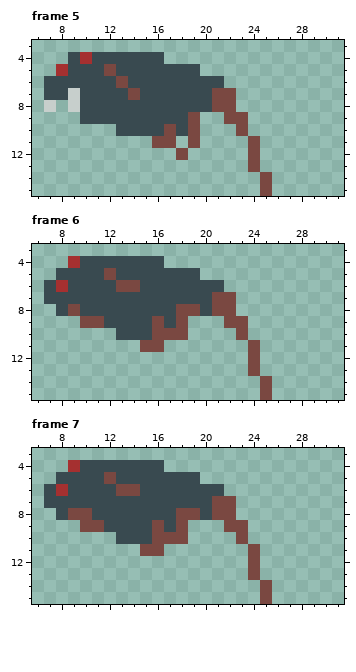
Pixel-art file: aseprite/rat_death.aseprite. The picture above is the old version.
32x16 pixels, 16 frames. Shown: frame 5: x 6..31, y 3..15; frame 6: x 6..31, y 3..15; frame 7: x 6..31, y 3..15. The commit also changed other frames, which this record leaves out.
And afterwards:
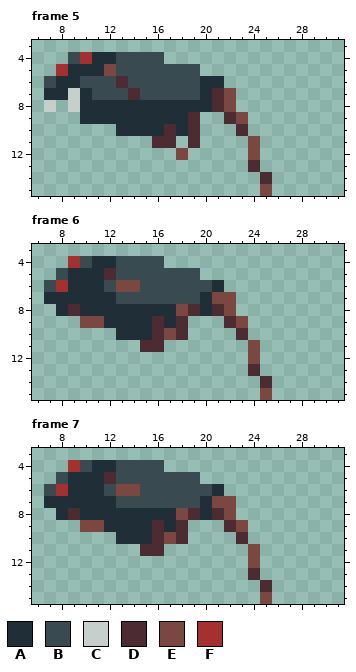
Palette (. is transparent): A #202e37  B #394a50  C #c7cfcc  D #4d2b32  E #7a4841  F #a53030
Difference:
--- frame 5
@@ x 6..31 @@
  3 ..........................
- 4 ...BFBBBBBB...............
- 5 ..FBBBEBBBBBBB............
- 6 .BBBBBBEBBBBBBBB..........
- 7 .BBCBBBBEBBBBBBEE.........
- 8 .C.CBBBBBBBBBBBEE.........
- 9 ....BBBBBBBBBE..EE........
-10 .......BBBBEBE...E........
-11 ..........EE.E....E.......
+ 4 ...BFAABBBB...............
+ 5 ..FAAAEBBBBBBB............
+ 6 .BAABBBDBBBBBBAA..........
+ 7 .AACABBBDBBBBBADE.........
+ 8 .C.CAAAAAAAAAAADE.........
+ 9 ....AAAAAAAAAD..DE........
+10 .......AAAADAD...D........
+11 ..........DD.D....E.......
 12 ............E.....E.......
-13 ..................E.......
-14 ...................E......
+13 ..................D.......
+14 ...................D......
 15 ...................E......
--- frame 6
@@ x 6..31 @@
  3 ..........................
- 4 ...FBBBBBBB...............
- 5 ..BBBBEBBBBBBB............
- 6 .BFBBBBEEBBBBBBB..........
- 7 .BBBBBBBBBBBBBBEE.........
- 8 ..BEBBBBBBBBEEBEE.........
- 9 ....EEBBBBEBE...EE........
-10 .......BBBEEE....E........
-11 .........EE.......E.......
+ 4 ...FBAABBBB...............
+ 5 ..BAAADBBBBBBB............
+ 6 .BFAAABEEBBBBBBA..........
+ 7 .AAAAAABBBBBBBAEE.........
+ 8 ..ADAAAAAAAAEDADE.........
+ 9 ....EEAAAADAD...DE........
+10 .......AAADED....D........
+11 .........DD.......E.......
 12 ..................E.......
-13 ..................E.......
-14 ...................E......
+13 ..................D.......
+14 ...................D......
 15 ...................E......
--- frame 7
@@ x 6..31 @@
  3 ..........................
- 4 ...FBBBBBBB...............
- 5 ..BBBBEBBBBBBB............
- 6 .BFBBBBEEBBBBBBB..........
- 7 .BBBBBBBBBBBBBBEE.........
- 8 ..BEEBBBBBBBEEBEE.........
- 9 ....EEBBBBEBE...EE........
-10 .......BBBEEE....E........
-11 .........EE.......E.......
+ 4 ...FBAABBBB...............
+ 5 ..BAAADBBBBBBB............
+ 6 .BFAAABEEBBBBBBA..........
+ 7 .AAAAAABBBBBBBAEE.........
+ 8 ..ADAAAAAAAAEDADE.........
+ 9 ....EEAAAADAD...DE........
+10 .......AAADED....D........
+11 .........DD.......E.......
 12 ..................E.......
-13 ..................E.......
-14 ...................E......
+13 ..................D.......
+14 ...................D......
 15 ...................E......
